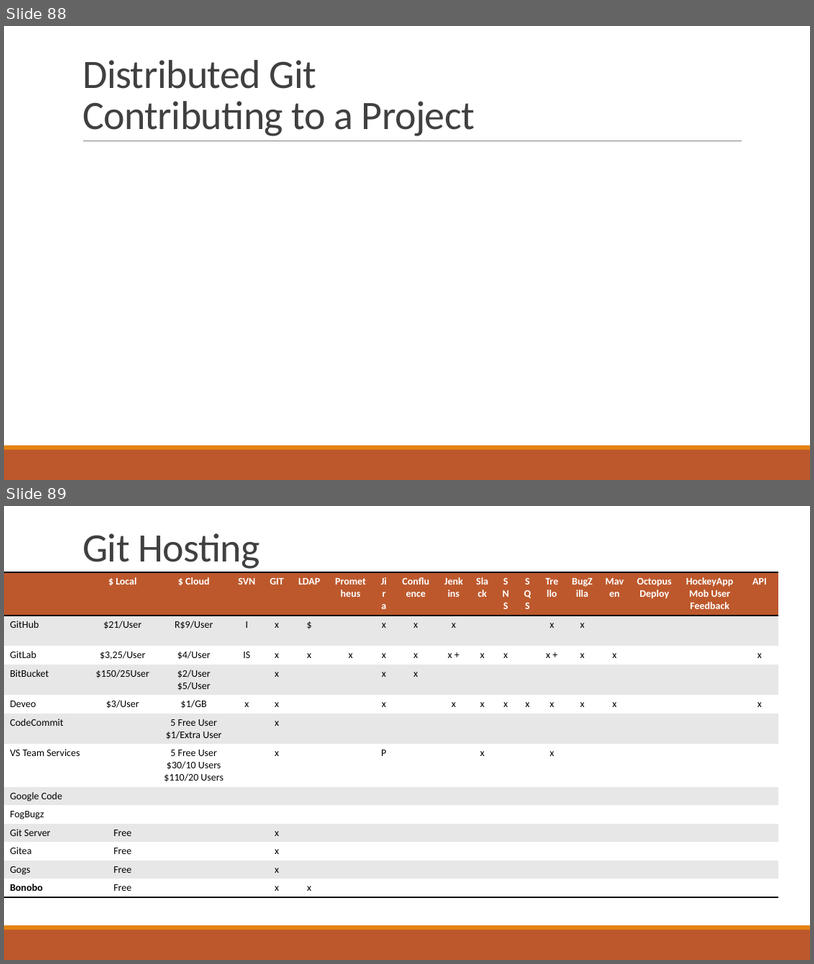
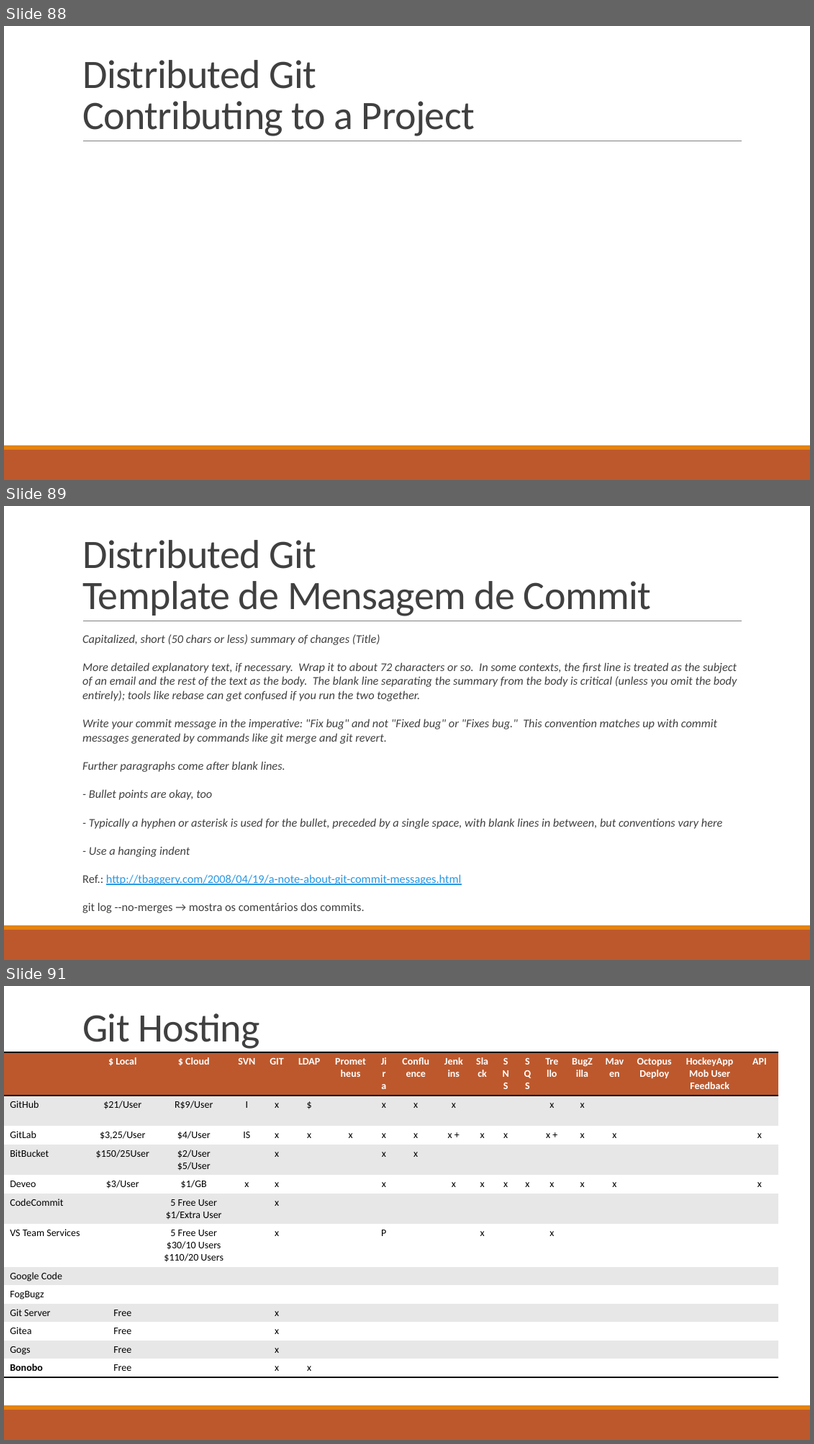
Before and after one commit to ekson73/Docs, a slide deck: Projeto VEK - GIT 4 VEK.pptx. Shown one above the other, each under a label of ours: slides 88 and 89 before the commit, slides 88, 89 and 91 after it; the slides between them are not shown. The pictures are 814x964 and 814x1444 pixels, drawn with LibreOffice and Linux fonts; fonts in the diff are those of the drawing. Boxes give left, top, right and bottom in pixels: in the first picture for what was removed or moved away, otherwise in the second. Text is boxed around its words. In the diff, an @@ line names an element or a change of style, - is before the commit and + after.

```diff
--- a/Projeto VEK - GIT 4 VEK.pptx
+++ b/Projeto VEK - GIT 4 VEK.pptx
@@ slide 89 added at bbox=[4, 506, 810, 960], background #FFFFFF; not listed: 3 template elements that a slide beside it also shows @@
@@ title added at bbox=[82, 540, 651, 616], 48 pt, text #404040 @@
+Distributed Git
+Template de Mensagem de Commit
@@ text added at bbox=[82, 634, 738, 885], 14 pt, text #404040, italic @@
+  Capitalized, short (50 chars or less) summary of changes (Title)
+  More detailed explanatory text, if necessary. Wrap it to about 72 characters or so. In some contexts, the first line is treated as the subject of an email and the rest of the text as the body. The blank line separating the summary from the body is critical (unless you omit the body entirely); tools like rebase can get confused if you run the two together.
+  Write your commit message in the imperative: "Fix bug" and not "Fixed bug" or "Fixes bug." This convention matches up with commit messages generated by commands like git merge and git revert.
+  Further paragraphs come after blank lines.
+  - Bullet points are okay, too
+  - Typically a hyphen or asterisk is used for the bullet, preceded by a single space, with blank lines in between, but conventions vary here
+  - Use a hanging indent
+  Ref.: http://tbaggery.com/2008/04/19/a-note-about-git-commit-messages.html
+  git log --no-merges → mostra os comentários dos commits.
@@ what was slide 89 is now slide 91 @@
```
Also in this commit, not shown: 2 slides changed, 1 other slide added, 2 other files.
